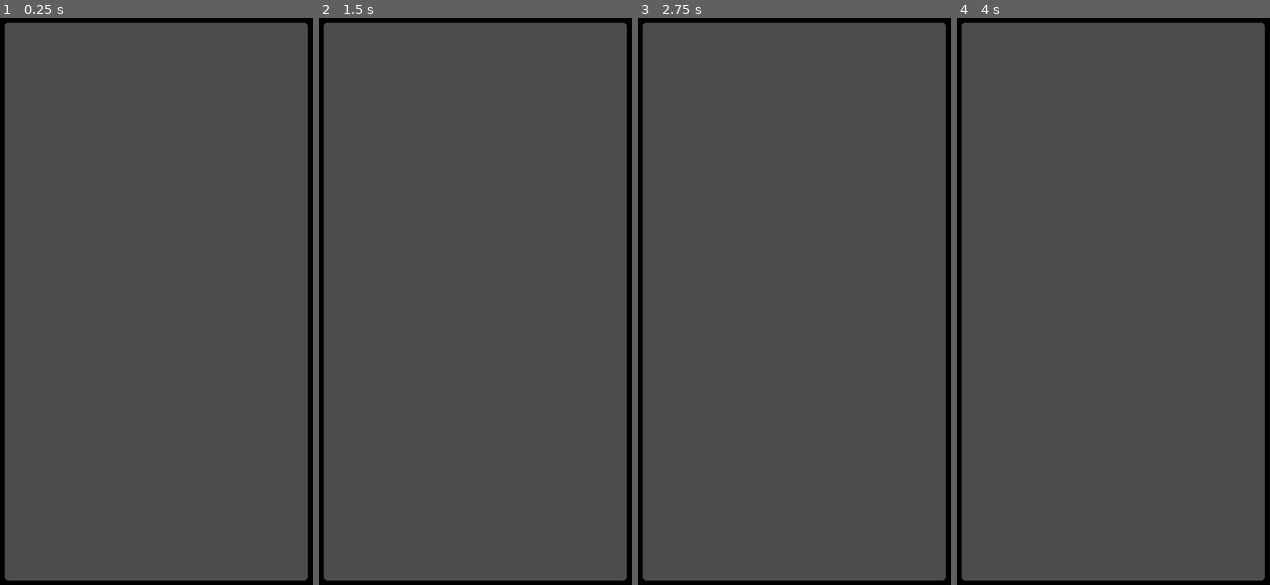
Above: before the commit, frames 1-4 (left to right).
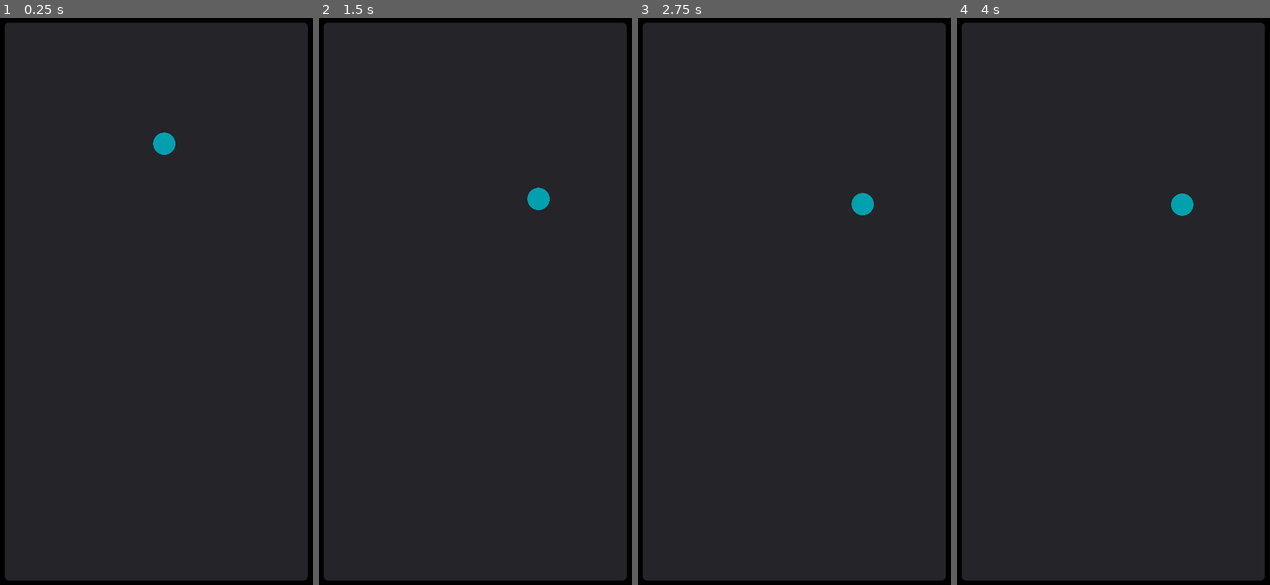
Above: after the commit, the same moments.

Repository: Ryan-Mirch/Dash-Madness
Game: Godot game, scene res://Game.tscn
The game is run twice, just before and just after one commit, with the same random seed, the same clock (stepped at 60 frames per second) and the same inputs.
Inputs:
- Up to frame 1 (0.25 s): no input
- Up to frame 2 (1.5 s): no input
- Up to frame 3 (2.75 s): no input
- Up to frame 4 (4 s): tap Enter at 3.5 s

The runs differ from the first frame. In frame 1, 95% of the frame differs, in the area x 1-99%, y 0-100%; in frame 2, 95%; in frame 3, 95%; in frame 4, 95%.

Commit message:
Dash mechanic working

Diff:
--- a/Game.tscn
+++ b/Game.tscn
@@ -1,6 +1,8 @@
-[gd_scene load_steps=5 format=2]
+[gd_scene load_steps=8 format=2]
 
 [ext_resource path="res://images/background.png" type="Texture" id=1]
+[ext_resource path="res://images/Player.png" type="Texture" id=2]
+[ext_resource path="res://images/Arrow.png" type="Texture" id=3]
 
 [sub_resource type="RectangleShape2D" id=1]
 extents = Vector2( 26.1128, 5729.07 )
@@ -8,17 +10,116 @@
 [sub_resource type="RectangleShape2D" id=2]
 extents = Vector2( 26.1128, 9902.61 )
 
+[sub_resource type="GDScript" id=4]
+script/source = "extends KinematicBody2D
+
+
+# Declare member variables here. Examples:
+# var a = 2
+# var b = \"text\"
+
+var velocity = Vector2(400,400)
+enum {RELEASED, PRESSED}
+var pressedState = RELEASED
+
+var pressedPos : Vector2
+var releasedPos : Vector2
+var holdPos : Vector2
+
+export(float, 0, 0.5) var Deceleration = 0.05
+export(float, 5, 20) var DashStrength = 2
+
+onready var dragLine = $\"../Line2D\"
+onready var arrow = $\"CollisionShape2D/Pivot/Arrow\"
+onready var arrowPivot = $\"CollisionShape2D/Pivot\"
+
+# Called when the node enters the scene tree for the first time.
+func _ready():
+	updateArrowVisibility()
+
+
+# Called every frame. 'delta' is the elapsed time since the previous frame.
+#func _process(delta):
+#	pass\\
+
+func _physics_process(delta):
+	var collision_info = move_and_collide(velocity*delta)
+	if collision_info:
+		velocity = velocity.bounce(collision_info.normal)
+
+	velocity = velocity.linear_interpolate(Vector2(0,0), Deceleration)
+
+
+
+func _input(event):
+
+
+	if pressedState == PRESSED:
+		holdPos = event.position
+		dragLine.points[1] = holdPos
+		changeArrowLength()
+		changeArrowDirection()
+
+
+	if Input.is_action_just_pressed(\"Left Click\") && pressedState == RELEASED:
+		pressedPos = event.position
+		print(\"pressed at: \" + str(pressedPos))
+		pressedState = PRESSED
+		dragLine.points[0] = pressedPos
+		updateArrowVisibility()
+
+	if Input.is_action_just_released(\"Left Click\") && pressedState == PRESSED:
+		releasedPos = event.position
+		print(\"released at: \" + str(releasedPos))
+		pressedState = RELEASED
+		dragLine.points[1] = releasedPos
+		velocity = (pressedPos - releasedPos) * -1 * DashStrength
+		updateArrowVisibility()
+
+
+func changeArrowLength():
+	arrow.rect_size.y = 100 + pressedPos.distance_to(holdPos)
+	arrow.rect_position.x = -50 + pressedPos.distance_to(holdPos)
+
+func changeArrowDirection():
+	var dashDirection = pressedPos.direction_to(holdPos)
+	var arrowLookAtPos = position + dashDirection
+	arrowPivot.look_at(arrowLookAtPos)
+
+func updateArrowVisibility():
+	arrow.visible = (pressedState == PRESSED)
+	dragLine.visible = (pressedState == PRESSED)
+"
+
 [sub_resource type="CircleShape2D" id=3]
-radius = 27.0867
+radius = 49.4569
 
 [node name="Root" type="Control"]
 anchor_right = 1.0
 anchor_bottom = 1.0
-__meta__ = {
-"_edit_use_anchors_": false
-}
-
-[node name="NinePatchRect" type="NinePatchRect" parent="."]
+mouse_filter = 2
+__meta__ = {
+"_edit_lock_": true,
+"_edit_use_anchors_": false
+}
+
+[node name="Arena" type="Control" parent="."]
+anchor_right = 1.0
+anchor_bottom = 1.0
+__meta__ = {
+"_edit_lock_": true,
+"_edit_use_anchors_": false
+}
+
+[node name="Background" type="Panel" parent="Arena"]
+anchor_right = 1.0
+anchor_bottom = 1.0
+__meta__ = {
+"_edit_lock_": true,
+"_edit_use_anchors_": false
+}
+
+[node name="Border" type="NinePatchRect" parent="Arena"]
 anchor_right = 1.0
 anchor_bottom = 1.0
 texture = ExtResource( 1 )
@@ -28,6 +129,7 @@
 patch_margin_right = 38
 patch_margin_bottom = 41
 __meta__ = {
+"_edit_lock_": true,
 "_edit_use_anchors_": false
 }
 
@@ -57,6 +159,7 @@
 [node name="StaticBody2D" type="StaticBody2D" parent="Physics Walls/Right Wall"]
 
 [node name="CollisionShape2D" type="CollisionShape2D" parent="Physics Walls/Right Wall/StaticBody2D"]
+position = Vector2( 1.5874, 0 )
 shape = SubResource( 1 )
 
 [node name="Top Wall" type="Control" parent="Physics Walls"]
@@ -87,12 +190,39 @@
 [node name="CollisionShape2D" type="CollisionShape2D" parent="Physics Walls/Bottom Wall/StaticBody2D"]
 shape = SubResource( 2 )
 
-[node name="RigidBody2D" type="RigidBody2D" parent="."]
+[node name="Player" type="KinematicBody2D" parent="."]
 position = Vector2( 297.709, 212.952 )
 input_pickable = true
-gravity_scale = 0.0
-
-[node name="CollisionShape2D" type="CollisionShape2D" parent="RigidBody2D"]
+script = SubResource( 4 )
+Deceleration = 0.031
+DashStrength = 10.0
+
+[node name="CollisionShape2D" type="CollisionShape2D" parent="Player"]
+scale = Vector2( 0.5, 0.5 )
 shape = SubResource( 3 )
 
-[node name="test" type="Node2D" parent="."]
+[node name="Player" type="Sprite" parent="Player/CollisionShape2D"]
+texture = ExtResource( 2 )
+
+[node name="Pivot" type="Node2D" parent="Player/CollisionShape2D"]
+rotation = 1.5708
+
+[node name="Arrow" type="NinePatchRect" parent="Player/CollisionShape2D/Pivot"]
+anchor_left = 0.5
+anchor_top = 1.0
+anchor_right = 0.5
+anchor_bottom = 1.0
+margin_left = -50.0
+margin_top = -100.0
+margin_right = 50.0
+rect_rotation = 90.0
+rect_pivot_offset = Vector2( 50, 100 )
+texture = ExtResource( 3 )
+patch_margin_top = 69
+patch_margin_bottom = 15
+__meta__ = {
+"_edit_use_anchors_": false
+}
+
+[node name="Line2D" type="Line2D" parent="."]
+points = PoolVector2Array( 0, 0, 0, 0 )
--- a/project.godot
+++ b/project.godot
@@ -12,6 +12,8 @@
 
 config/name="Dash Madness"
 run/main_scene="res://Game.tscn"
+boot_splash/image="res://images/splash.png"
+boot_splash/bg_color=Color( 0.12549, 0.145098, 0.192157, 1 )
 config/icon="res://icon.png"
 
 [display]
@@ -22,6 +24,14 @@
 window/stretch/mode="2d"
 window/stretch/aspect="expand"
 
+[input]
+
+"Left Click"={
+"deadzone": 0.5,
+"events": [ Object(InputEventMouseButton,"resource_local_to_scene":false,"resource_name":"","device":0,"alt":false,"shift":false,"control":false,"meta":false,"command":false,"button_mask":0,"position":Vector2( 0, 0 ),"global_position":Vector2( 0, 0 ),"factor":1.0,"button_index":1,"pressed":false,"doubleclick":false,"script":null)
+ ]
+}
+
 [physics]
 
 common/enable_pause_aware_picking=true
Binary file added: images/Arrow.png
Not shown, added: images/Arrow.png.import
Binary file added: images/Player.png
Not shown, added: images/Player.png.import
Binary file changed: images/background.png
Binary file added: images/splash.png
Not shown, added: images/splash.png.import
